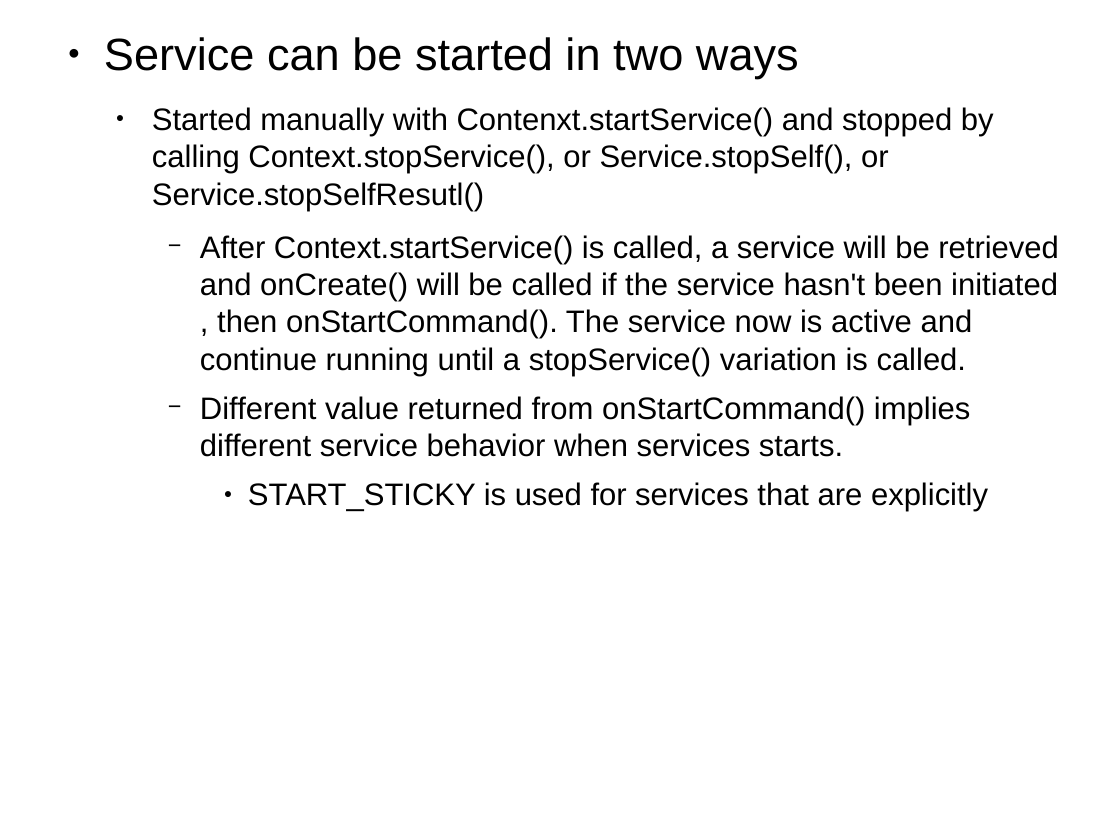
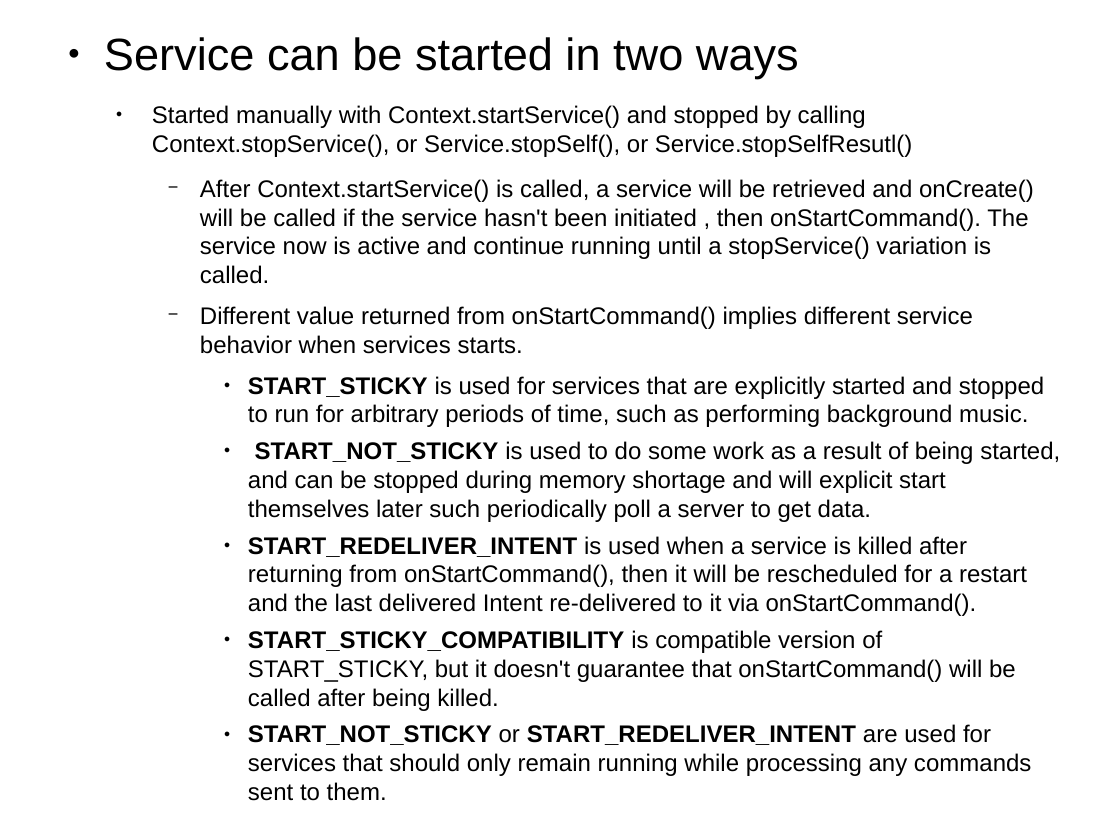
Before and after one commit to thegreatdao/testa, a slide deck: slide 75 of assets/android2.odp. Drawn at 1120x840 pixels with LibreOffice and Linux fonts; fonts in the diff are those of the drawing. Boxes give left, top, right and bottom in pixels: in the first picture for what was removed or moved away, otherwise in the second. Text is boxed around its words. In the diff, an @@ line names an element or a change of style, - is before the commit and + after.

Commit message:
added notifications and implicit intent

```diff
--- a/assets/android2.odp
+++ b/assets/android2.odp
@@ text at [152,105,913,157]: text changed; size 22 to 17 pt @@
-  ● Started manually with Contenxt.startService() and stopped by calling Context.stopService(), or Service.stopSelf(), or Service.stopSelfResutl()
+  ● Started manually with Context.startService() and stopped by calling Context.stopService(), or Service.stopSelf(), or Service.stopSelfResutl()
@@ text at [200,179,1034,354]: size 22 to 17 pt in "After Context.startService() is called, a service will ...", "Different value returned from onStartCommand() implies diffe ..." @@
@@ text at [248,376,1060,801]: text changed; size 22 to 17 pt @@
-      ● START_STICKY is used for services that are explicitly
+      ● START_STICKY is used for services that are explicitly started and stopped to run for arbitrary periods of time, such as performing background music.
+      ● START_NOT_STICKY is used to do some work as a result of being started, and can be stopped during memory shortage and will explicit start themselves later such periodically poll a server to get data.
+      ● START_REDELIVER_INTENT is used when a service is killed after returning from onStartCommand(), then it will be rescheduled for a restart and the last delivered Intent re-delivered to it via onStartCommand().
+      ● START_STICKY_COMPATIBILITY is compatible version of START_STICKY, but it doesn't guarantee that onStartCommand() will be called after being killed.
+      ● START_NOT_STICKY or START_REDELIVER_INTENT are used for services that should only remain running while processing any commands sent to them.
```
Also in this commit, not shown: 1 other slide changed, 8 slides added, 1 slide removed, 1 other file.
